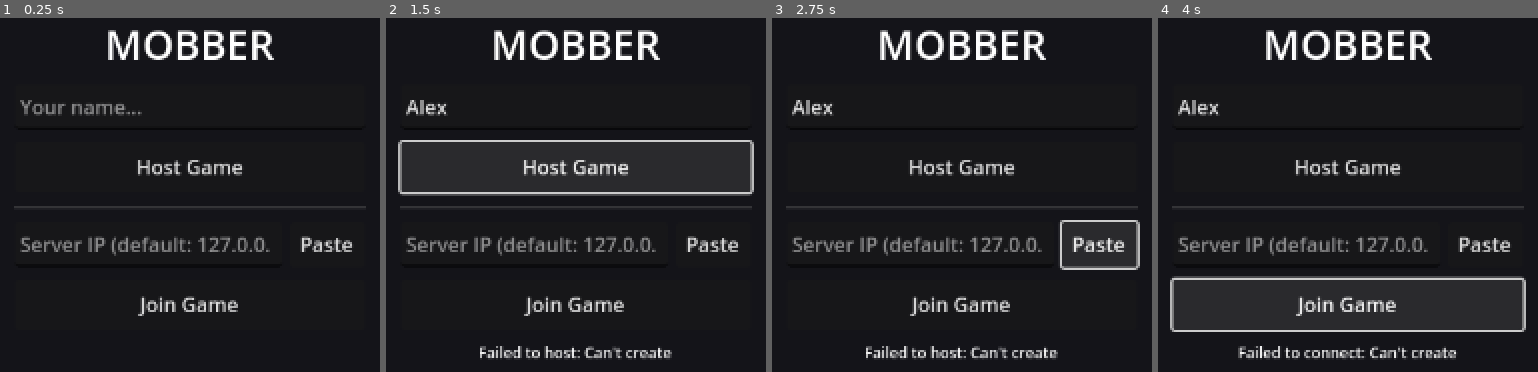
Above: before the commit, frames 1-4 (left to right).
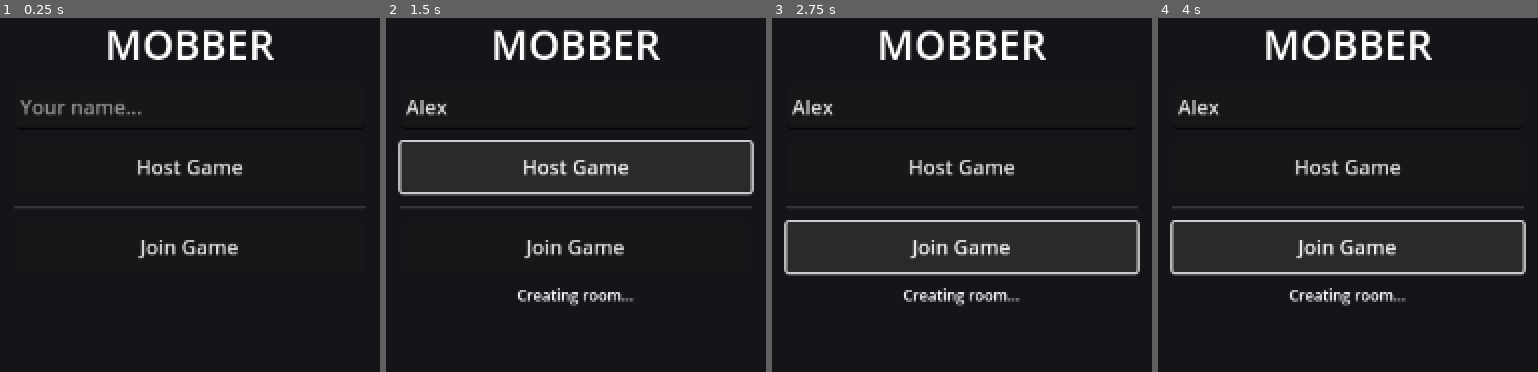
Above: after the commit, the same moments.

Repository: Wowo10/Mobber
Game: Godot game, scene res://scenes/ui/lobby.tscn
The game is run twice, just before and just after one commit, with the same random seed, the same clock (stepped at 60 frames per second) and the same inputs.
Inputs (mouse positions are in pixels of both pictures, inside the frame that each line leads up to):
- Up to frame 1 (0.25 s): no input
- Up to frame 2 (1.5 s): click (576, 106) at 0.52 s; type "Alex" at 0.6 s; click "Host Game" at 1.25 s
- Up to frame 3 (2.75 s): click (1098, 244) at 2 s, where only the run before the commit has a clickable "Paste"
- Up to frame 4 (4 s): click "Join Game" at 2.75 s; hold D (move_right) from 3.53 s (still down); tap Shift (dash) at 3.6 s

The runs differ from the first frame. In frame 1, 2.7% of the frame differs, in the area x 5-93%, y 61-85%; in frame 2, 4.0%; in frame 3, 6.7%; in frame 4, 8.6%, in the area x 3-97%, y 57-97%.
Error before the commit: Attempt to call function 'add_item' in base 'null instance' on a null instance. (res://scripts/ui/lobby.gd:19)
Error after the commit: Attempt to call function 'add_item' in base 'null instance' on a null instance. (res://scripts/ui/lobby.gd:16)

Commit message:
Removed ENET

Diff:
--- a/autoloads/Constants.gd
+++ b/autoloads/Constants.gd
@@ -3,22 +3,15 @@
 const WORLD_SIZE_X = 2667
 const WORLD_SIZE_Y = 2000
 const ARENA_GAP = 300
-const NET_PORT = 7777
-const MAX_PLAYERS = 8
-const MAX_PLAYERS_PER_TEAM = 4
 const SIGNALING_URL = "wss://mobber.onrender.com"
-const FORCE_WEBRTC = false   # set false before shipping; true forces WebRTC even on desktop
 const PLAYER_SPEED = 300.0
 const PLAYER_START_RADIUS = 30.0
-const FOOD_RADIUS = 5.0
-const FOOD_COUNT = 200
 
 const MOB_RADIUS = 15.0
 const MOB_SPEED = 120.0
 const MOB_MAX_HEALTH = 30.0
 const MOB_WANDER_INTERVAL = 2.0
 const MOB_COUNT = 5
-const MOB_WIN_COUNT = 50
 const KILL_REWARD = 10
 
 const PLAYER_DASH_SPEED = 2400.0
--- a/scenes/ui/lobby.tscn
+++ b/scenes/ui/lobby.tscn
@@ -55,22 +55,6 @@
 [node name="HSep" type="HSeparator" parent="VBox"]
 layout_mode = 2
 
-[node name="IPRow" type="HBoxContainer" parent="VBox"]
-layout_mode = 2
-theme_override_constants/separation = 6
-
-[node name="IPInput" type="LineEdit" parent="VBox/IPRow"]
-unique_name_in_owner = true
-custom_minimum_size = Vector2(0, 36)
-layout_mode = 2
-size_flags_horizontal = 3
-placeholder_text = "Server IP (default: 127.0.0.1)"
-
-[node name="PasteButton" type="Button" parent="VBox/IPRow"]
-custom_minimum_size = Vector2(60, 36)
-layout_mode = 2
-text = "Paste"
-
 [node name="JoinButton" type="Button" parent="VBox"]
 custom_minimum_size = Vector2(0, 40)
 layout_mode = 2
@@ -85,4 +69,3 @@
 [connection signal="pressed" from="VBox/HostButton" to="." method="_on_host_pressed"]
 [connection signal="pressed" from="VBox/JoinButton" to="." method="_on_join_pressed"]
 [connection signal="pressed" from="VBox/CodeDisplay" to="." method="_on_code_display_pressed"]
-[connection signal="pressed" from="VBox/IPRow/PasteButton" to="." method="_on_paste_pressed"]
--- a/scripts/ui/game_room.gd
+++ b/scripts/ui/game_room.gd
@@ -5,7 +5,6 @@
 const ARCHETYPE_NAMES := ["Knight", "Pirate"]
 
 var _is_host: bool = false
-var _is_web: bool = false
 var _team_assignments: Dictionary = {}   # peer_id -> 0 or 1
 var _peer_names: Dictionary = {}         # peer_id -> String
 var _peer_archetypes: Dictionary = {}    # peer_id -> int
@@ -15,7 +14,6 @@
 
 func _ready() -> void:
 	_is_host = multiplayer.is_server()
-	_is_web = OS.get_name() == "Web" or Constants.FORCE_WEBRTC
 	_team_lists = [%Team1List, %Team2List]
 	%StartButton.visible = _is_host
 	%StartButton.disabled = true
@@ -33,7 +31,7 @@
 		_team_assignments[1] = 0
 		_add_row(1, true, 0)
 		multiplayer.peer_disconnected.connect(_on_peer_disconnected)
-		if _is_web and not PlayerPrefs.room_code.is_empty():
+		if not PlayerPrefs.room_code.is_empty():
 			%CodeDisplay.text = "Room: %s  [click to copy]" % PlayerPrefs.room_code
 			%CodeDisplay.visible = true
 	else:
@@ -250,11 +248,7 @@
 	call_deferred("_disconnect_peer", peer_id)
 
 func _disconnect_peer(peer_id: int) -> void:
-	var peer = multiplayer.multiplayer_peer
-	if peer is ENetMultiplayerPeer:
-		peer.disconnect_peer(peer_id)
-	elif peer is WebRTCMultiplayerPeer:
-		peer.remove_peer(peer_id)
+	(multiplayer.multiplayer_peer as WebRTCMultiplayerPeer).remove_peer(peer_id)
 
 @rpc("authority", "reliable")
 func _rpc_kicked() -> void:
@@ -287,8 +281,7 @@
 func _on_start_pressed() -> void:
 	if not _is_host:
 		return
-	if _is_web:
-		WebRTCSignaling.seal()
+	WebRTCSignaling.seal()
 	PlayerPrefs.peer_teams = _team_assignments
 	PlayerPrefs.peer_names = _peer_names
 	_rpc_start_game.rpc(_team_assignments)
--- a/scripts/ui/lobby.gd
+++ b/scripts/ui/lobby.gd
@@ -2,9 +2,6 @@
 
 const GAME_SCENE = "res://scenes/game/game.tscn"
 const GAME_ROOM_SCENE = "res://scenes/ui/game_room.tscn"
-
-var _is_web: bool = false
-var _paste_cb: JavaScriptObject
 
 func _ready() -> void:
 	multiplayer.multiplayer_peer = null
@@ -21,21 +18,17 @@
 	wsel.select(default_idx if default_idx >= 0 else win_opts.find(50))
 	wsel.item_selected.connect(func(_i: int) -> void: PlayerPrefs.mob_win_count = wsel.get_selected_id())
 
-	_is_web = OS.get_name() == "Web" or Constants.FORCE_WEBRTC
-	if _is_web:
-		%IPInput.placeholder_text = "Room Code"
-		WebRTCSignaling.lobby_created.connect(_on_lobby_created)
-		WebRTCSignaling.game_ready.connect(_on_game_ready)
-		WebRTCSignaling.error.connect(_on_signaling_error)
+	WebRTCSignaling.lobby_created.connect(_on_lobby_created)
+	WebRTCSignaling.game_ready.connect(_on_game_ready)
+	WebRTCSignaling.error.connect(_on_signaling_error)
 
 func _exit_tree() -> void:
-	if _is_web:
-		if WebRTCSignaling.lobby_created.is_connected(_on_lobby_created):
-			WebRTCSignaling.lobby_created.disconnect(_on_lobby_created)
-		if WebRTCSignaling.game_ready.is_connected(_on_game_ready):
-			WebRTCSignaling.game_ready.disconnect(_on_game_ready)
-		if WebRTCSignaling.error.is_connected(_on_signaling_error):
-			WebRTCSignaling.error.disconnect(_on_signaling_error)
+	if WebRTCSignaling.lobby_created.is_connected(_on_lobby_created):
+		WebRTCSignaling.lobby_created.disconnect(_on_lobby_created)
+	if WebRTCSignaling.game_ready.is_connected(_on_game_ready):
+		WebRTCSignaling.game_ready.disconnect(_on_game_ready)
+	if WebRTCSignaling.error.is_connected(_on_signaling_error):
+		WebRTCSignaling.error.disconnect(_on_signaling_error)
 
 func _load_name() -> String:
 	if OS.get_name() == "Web":
@@ -57,52 +50,20 @@
 		cfg.save("user://prefs.cfg")
 
 func _on_host_pressed() -> void:
-	if _is_web:
-		$VBox/StatusLabel.text = "Creating room..."
-		WebRTCSignaling.host(Constants.SIGNALING_URL)
-	else:
-		$VBox/StatusLabel.text = "Hosting..."
-		var peer := ENetMultiplayerPeer.new()
-		var err := peer.create_server(Constants.NET_PORT, Constants.MAX_PLAYERS)
-		if err != OK:
-			$VBox/StatusLabel.text = "Failed to host: %s" % error_string(err)
-			return
-		multiplayer.multiplayer_peer = peer
-		get_tree().change_scene_to_file(GAME_ROOM_SCENE)
-
-func _on_paste_pressed() -> void:
-	if _is_web:
-		_paste_cb = JavaScriptBridge.create_callback(func(args: Array) -> void:
-			var text: String = str(args[0]) if args.size() > 0 else ""
-			if not text.is_empty():
-				%IPInput.text = text
-		)
-		JavaScriptBridge.get_interface("window")["_gdPasteCb"] = _paste_cb
-		JavaScriptBridge.eval("navigator.clipboard.readText().then(function(t){window._gdPasteCb(t);}).catch(function(){var t=window.prompt('Paste room code:','');if(t)window._gdPasteCb(t);})")
-	else:
-		%IPInput.text = DisplayServer.clipboard_get()
+	$VBox/StatusLabel.text = "Creating room..."
+	WebRTCSignaling.host(Constants.SIGNALING_URL)
 
 func _on_join_pressed() -> void:
-	if _is_web:
-		var code: String = %IPInput.text.strip_edges()
-		if code.is_empty():
-			$VBox/StatusLabel.text = "Enter a room code."
-			return
-		$VBox/StatusLabel.text = "Joining room %s..." % code
-		WebRTCSignaling.join(Constants.SIGNALING_URL, code)
+	var code: String
+	if OS.get_name() == "Web":
+		code = str(JavaScriptBridge.eval("window.prompt('Enter room code:') || ''"))
 	else:
-		var ip: String = %IPInput.text.strip_edges()
-		if ip.is_empty():
-			ip = "127.0.0.1"
-		$VBox/StatusLabel.text = "Connecting to %s..." % ip
-		var peer := ENetMultiplayerPeer.new()
-		var err := peer.create_client(ip, Constants.NET_PORT)
-		if err != OK:
-			$VBox/StatusLabel.text = "Failed to connect: %s" % error_string(err)
-			return
-		multiplayer.multiplayer_peer = peer
-		multiplayer.connected_to_server.connect(_on_connected)
-		multiplayer.connection_failed.connect(_on_failed)
+		code = DisplayServer.clipboard_get()
+	code = code.strip_edges()
+	if code.is_empty():
+		return
+	$VBox/StatusLabel.text = "Joining room %s..." % code
+	WebRTCSignaling.join(Constants.SIGNALING_URL, code)
 
 func _on_lobby_created(code: String) -> void:
 	PlayerPrefs.room_code = code
@@ -113,10 +74,3 @@
 
 func _on_signaling_error(msg: String) -> void:
 	$VBox/StatusLabel.text = msg
-
-func _on_connected() -> void:
-	get_tree().change_scene_to_file(GAME_ROOM_SCENE)
-
-func _on_failed() -> void:
-	$VBox/StatusLabel.text = "Connection failed."
-	multiplayer.multiplayer_peer = null
Not shown, changed: CLAUDE.md
